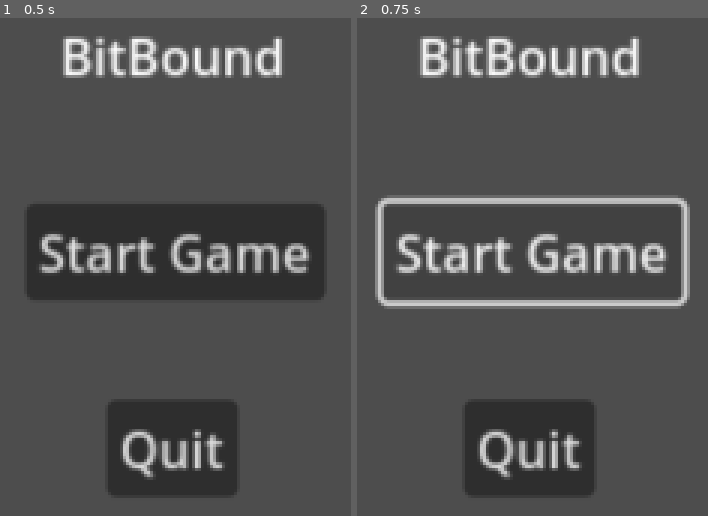
Above: before the commit, frames 1-2 (left to right).
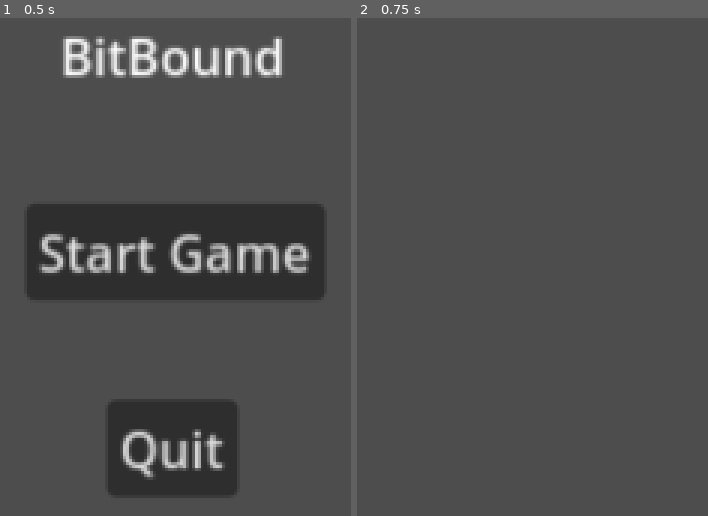
Above: after the commit, the same moments.

Repository: patchydev/bitbound
Game: Godot game, scene res://scenes/main_menu.tscn
The game is run twice, just before and just after one commit, with the same random seed, the same clock (stepped at 60 frames per second) and the same inputs.
Inputs:
- Up to frame 1 (0.5 s): no input
- Up to frame 2 (0.75 s): click "Start Game" at 0.5 s

Frame 1 is identical in both runs. In frame 2, 16% of the frame differs, in the area x 5-95%, y 3-96%.

Commit message:
make buttons actually do something

Diff:
--- /dev/null
+++ b/scenes/initial_game.tscn
@@ -0,0 +1,3 @@
+[gd_scene format=3 uid="uid://bgewdxpn2w26q"]
+
+[node name="Node2D" type="Node2D"]
--- a/scenes/main_menu.tscn
+++ b/scenes/main_menu.tscn
@@ -1,4 +1,7 @@
-[gd_scene format=3 uid="uid://bv5r5oafhvyew"]
+[gd_scene load_steps=3 format=3 uid="uid://bv5r5oafhvyew"]
+
+[ext_resource type="Script" uid="uid://baadu6yiamwue" path="res://scripts/start_game_button.gd" id="1_l6cm7"]
+[ext_resource type="Script" uid="uid://g3q8bytrm570" path="res://scripts/quit_button.gd" id="2_ekxnf"]
 
 [node name="MainMenu" type="Control"]
 layout_mode = 3
@@ -21,6 +24,7 @@
 offset_right = 49.0
 offset_bottom = 15.0
 text = "Start Game"
+script = ExtResource("1_l6cm7")
 
 [node name="QuitButton" type="Button" parent="."]
 layout_mode = 0
@@ -29,6 +33,10 @@
 offset_right = 21.0
 offset_bottom = 78.0
 text = "Quit"
+script = ExtResource("2_ekxnf")
 
 [node name="Camera2D" type="Camera2D" parent="."]
 zoom = Vector2(1.5, 1.5)
+
+[connection signal="pressed" from="StartGameButton" to="StartGameButton" method="_on_pressed"]
+[connection signal="pressed" from="QuitButton" to="QuitButton" method="_on_pressed"]
--- /dev/null
+++ b/scripts/quit_button.gd
@@ -0,0 +1,5 @@
+extends Button
+
+
+func _on_pressed() -> void:
+	get_tree().quit()
--- /dev/null
+++ b/scripts/start_game_button.gd
@@ -0,0 +1,5 @@
+extends Button
+
+
+func _on_pressed() -> void:
+	get_tree().change_scene_to_file("res://scenes/initial_game.tscn")
Not shown, added: scripts/quit_button.gd.uid
Not shown, added: scripts/start_game_button.gd.uid
